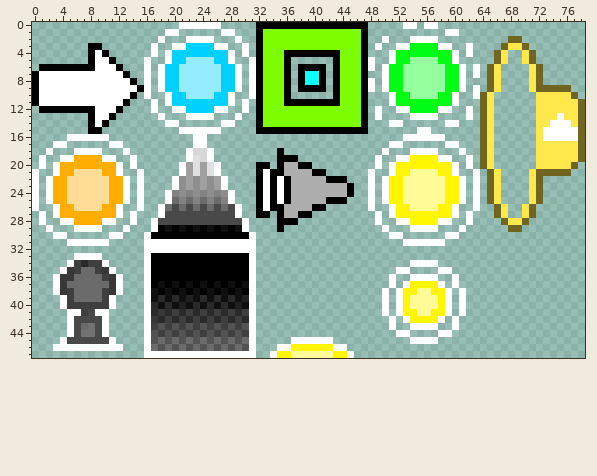
File history of a sprite sheet, Assets/Sprites/tileset.png. Above: the version before the commit.
The file is 79x48 pixels. Colours within 5 levels of each other are drawn and written as one.
And afterwards:
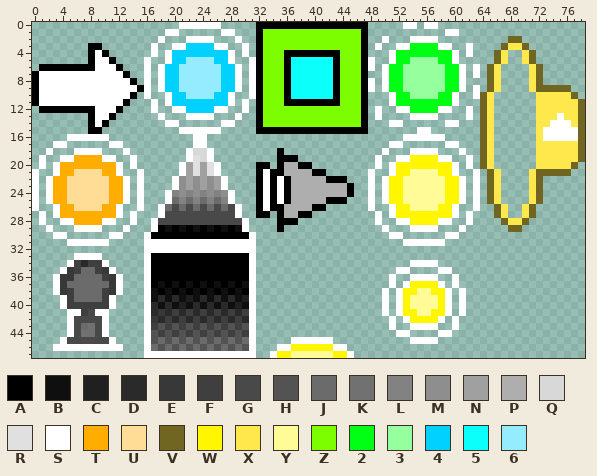
Palette (. is transparent): A #000000  B #0f0f0f  C #202020  D #2a2a2a  E #383838  F #3f3f3f  G #494949  H #535353  J #6b6b6b  K #717171  L #828282  M #8e8e8e  N #a0a0a0  P #aeaeae  Q #d8d8d8  R #e0e0e0  S #ffffff  T #ffad00  U #ffdd96  V #706521  W #fff600  X #ffe84b  Y #fffb96  Z #7cfe00  2 #00ff14  3 #96ff9e  4 #00d1ff  5 #0bfffb  6 #96ecff
The edit:
There is now colour 5 in row 5 at x 37 to 42; in rows 6 to 9 at x 37 and 42; in row 10 at x 37 to 42.
The edit turns colour A into colour 5 in row 6 at x 38 to 41; in rows 7 to 8 at x 38 and 41; in row 9 at x 38 to 41.
